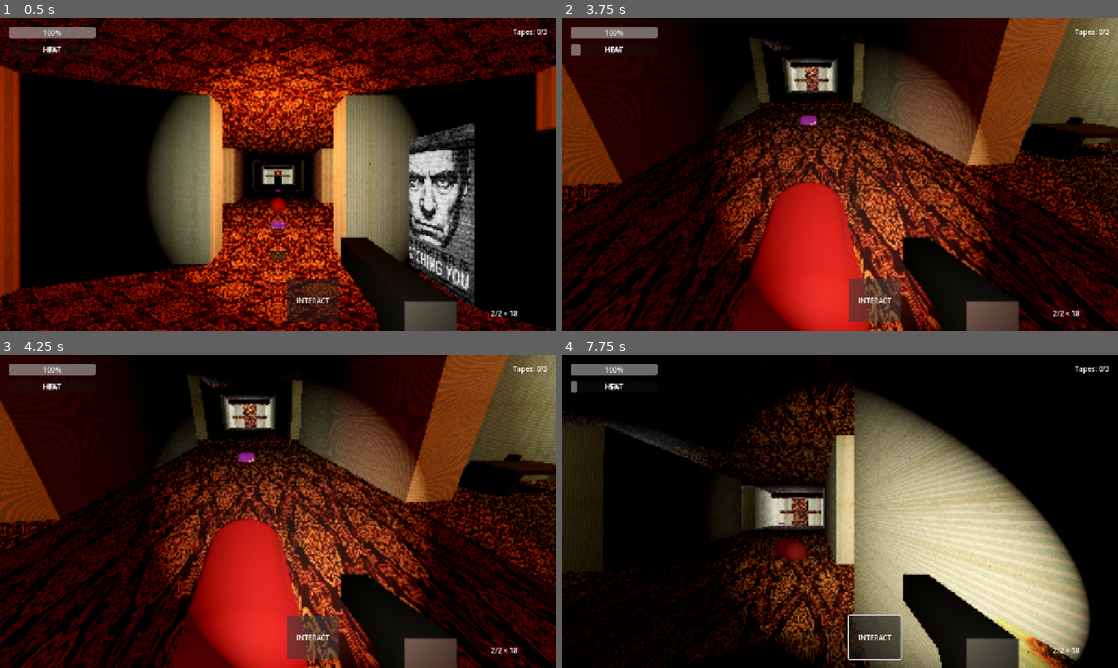
Above: before the commit, frames 1-4 (two rows, left to right).
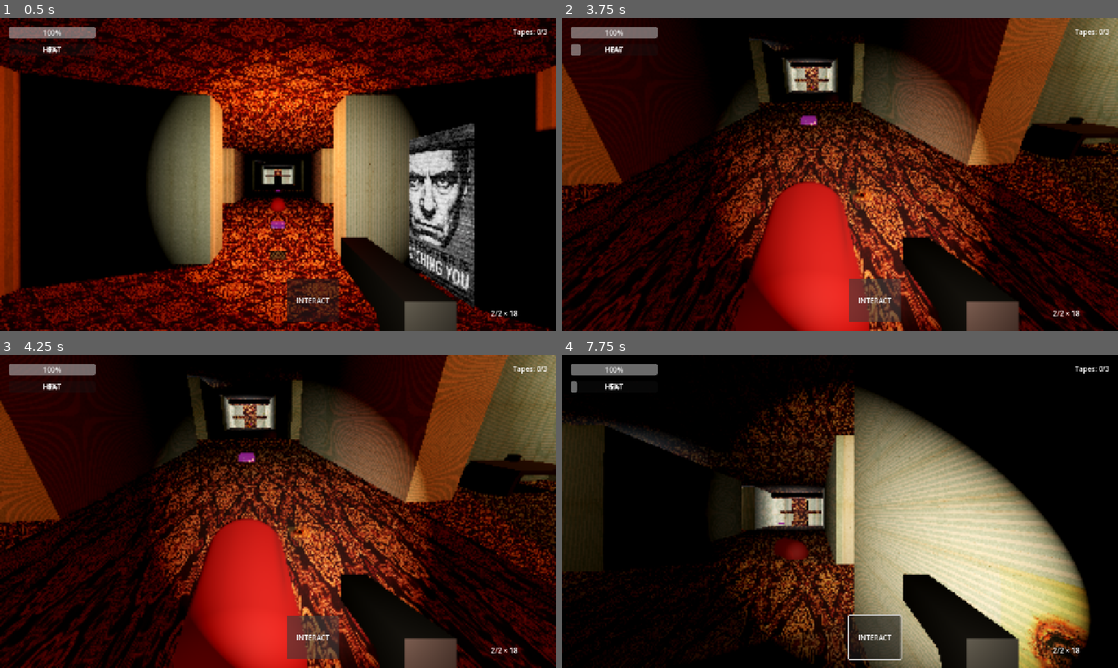
Above: after the commit, the same moments.

Repository: sergesvalov/alex_fight
Game: Godot game, scene res://scenes/levels/hotel_siberia/hotel_level.tscn
Two runs of this game, one before a commit and one after it. Both use one fixed random seed, a clock stepped at 60 frames per second and the inputs below.
Inputs (mouse positions are in pixels of both pictures, inside the frame that each line leads up to):
- Up to frame 1 (0.5 s): no input
- Up to frame 2 (3.75 s): move the mouse to (867, 174) at 0.52 s; hold Up (ui_up) 0.53-3.5 s; click (867, 174) at 0.6 s; move the mouse to (812, 174) at 1.27 s; click (812, 174) at 1.35 s; move the mouse to (851, 168) at 2.02 s; click (851, 168) at 2.1 s; move the mouse to (834, 180) at 2.77 s; click (834, 180) at 2.85 s; click "INTERACT" at 3.5 s
- Up to frame 3 (4.25 s): no input
- Up to frame 4 (7.75 s): tap Enter at 4.25 s; move the mouse to (878, 514) at 4.27 s; hold Up (ui_up) 4.28-6.53 s; click (878, 514) at 4.35 s; move the mouse to (795, 508) at 5.02 s; click (795, 508) at 5.1 s; move the mouse to (845, 511) at 5.77 s; click (845, 511) at 5.85 s; move the mouse to (817, 505) at 6.52 s; hold Right (ui_right) 6.53-7.28 s; click (817, 505) at 6.6 s; move the mouse to (867, 511) at 7.27 s; hold Up (ui_up) from 7.28 s (still down); click (867, 511) at 7.35 s

Frame 1 is identical in both runs. In frame 2, 0.1% of the frame differs, in the area x 44-56%, y 18-59%; in frame 3, 0.1%; in frame 4, 2.8%, in the area x 41-95%, y 49-100%.

Commit message:
fix: correct BurnDecal rotation and Z offset in hit_marker.tscn

Diff:
--- a/scenes/fx/hit_marker.tscn
+++ b/scenes/fx/hit_marker.tscn
@@ -43,7 +43,7 @@
 script = ExtResource("1_script")
 
 [node name="BurnDecal" type="MeshInstance3D" parent="."]
-transform = Transform3D(1, 0, 0, 0, -4.37114e-08, 1, 0, -1, -4.37114e-08, 0, 0, 0.01)
+transform = Transform3D(-1, 0, -8.74228e-08, 0, 1, 0, 8.74228e-08, 0, -1, 0, 0, -0.01)
 mesh = SubResource("QuadMesh_burn")
 
 [node name="Sparks" type="GPUParticles3D" parent="."]
